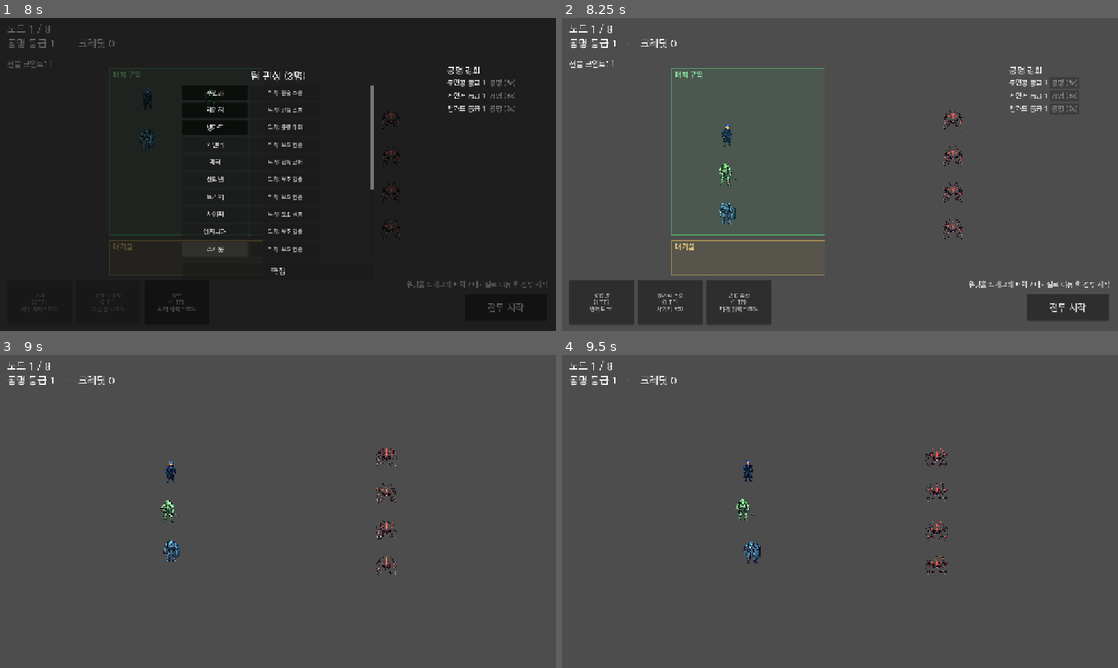
Above: before the commit, frames 1-4 (two rows, left to right).
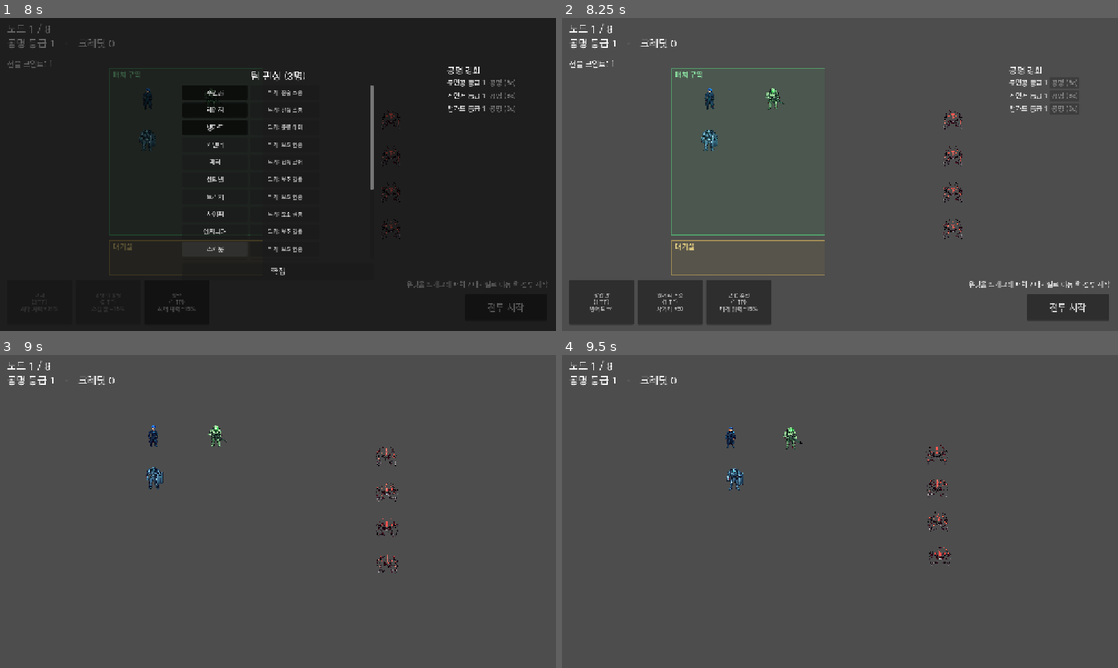
Above: after the commit, the same moments.

Repository: Hwari2929/PROTOCOL-ERRANTEs
Game: Godot game, scene res://scenes/main.tscn
The game is run twice, just before and just after one commit, with the same random seed, the same clock (stepped at 60 frames per second) and the same inputs.
Inputs:
- Up to frame 1 (8 s): click "주인공" at 0.5 s; click "레인저" at 1.25 s; click "뱅가드" at 2 s; click "커맨더" at 2.75 s; click "메딕" at 3.5 s; click "센티넬" at 4.25 s; click "브리처" at 5 s; click "사이퍼" at 5.75 s; click "엔지니어" at 6.5 s; click "스카웃" at 7.25 s
- Up to frame 2 (8.25 s): click "아비터" at 8 s
- Up to frame 3 (9 s): click "전투 시작" at 8.75 s
- Up to frame 4 (9.5 s): no input

Frame 1 is identical in both runs. In frame 2, 0.7% of the frame differs, in the area x 25-40%, y 22-66%; in frame 3, 1.0%; in frame 4, 1.1%, in the area x 29-70%, y 23-71%.

Commit message:
feat: 특수기물/시설 스프라이트 + 공명도 제외 + 시설 업그레이드 UI + 한글 기술명
1) 스프라이트: drone/beast/wraith/turret/tesla/wall/phantom/facility_base 생성(Flux)
   + spawn_minion/_summon/_build_facility/phantom이 sprite_id 전달 → 시설·특수기물 표시.
2) 공명도: 특수기물·시설은 is_special=true → gain_resonance no-op, 공명 강화 패널 제외,
   정보 패널에 '공명도 미적용' + 내구도 표기 (공명 체계는 일반 기물 한정).
3) 시설 업그레이드: 엔지니어가 준비 단계에 시설 기반 배치 → 정보 패널 옆 '시설 업그레이드'
   버튼(감시 포탑/방벽 방패/테슬라 포탑)으로 업그레이드(스탯+스프라이트 적용). 엔지니어는
   전투 진입 자동 건설 제외(기반 사용). team_changed 시 기반 재생성.
4) 기술명: 레거시 SKILL_NAME 한글화(광역 폭발/연사/요새화/독려/치유) + ability_controller가
   시전 시 ClassData.ability_display 한글명을 유닛 위에 표출(_announce/show_skill_text).
Verified: 8 sprites load, 시설 기반 배치/업그레이드(감시포탑 atk12/range200), 공명 제외,
전투 승리(터릿+드론 포함).

Co-Authored-By: Claude Opus 4.8 <noreply@anthropic.com>

Diff:
--- a/scripts/battle/ability_controller.gd
+++ b/scripts/battle/ability_controller.gd
@@ -55,7 +55,8 @@
 		_summon()
 	if class_ability_id != "" and class_skill_type == "special":
 		class_charge += 1 + maxi(0, _grade() - 1)
-	if facility_id != "":
+	# 엔지니어는 준비 단계에서 시설 기반을 배치/업그레이드하므로 전투 진입 자동 건설 제외.
+	if facility_id != "" and String(unit_owner.sprite_id) != "engineer":
 		_build_facility(facility_id)
 	if unit_owner != null:
 		unit_owner.set("skill_power", float(unit_owner.get("skill_power")) * 1.01)
@@ -85,20 +86,33 @@
 		_cd_timer -= delta
 		if _cd_timer <= 0.0:
 			_cast()
+			_announce(ability_id)
 			_cd_timer = cooldown
 	elif skill_type == "special" and ability_id != "":
 		if charge >= charge_req:
 			_cast()
+			_announce(ability_id)
 			charge = 0
 	if class_ability_id != "":
 		if class_skill_type == "general":
 			class_cd_timer -= delta
 			if class_cd_timer <= 0.0:
 				_cast_class()
+				_announce(class_ability_id)
 				class_cd_timer = class_cooldown
 		elif class_charge >= class_charge_req:
 			_cast_class()
+			_announce(class_ability_id)
 			class_charge = 0
+
+
+## 시전한 기술의 한글명을 유닛 위에 띄운다.
+func _announce(id: String) -> void:
+	if unit_owner == null or not unit_owner.has_method("show_skill_text"):
+		return
+	var nm: String = String(ClassData.ability_display(id).get("name", ""))
+	if nm != "":
+		unit_owner.show_skill_text(nm)
 
 
 func _cast() -> void:
@@ -212,7 +226,7 @@
 		stats = {"max_hp": 30, "attack": int(round(float(unit_owner.attack) * 0.4)), "attack_interval": 1.0, "attack_range": 200.0, "move_speed": 80.0, "armor": 0}
 	else:
 		return
-	bf.spawn_minion(int(unit_owner.team), unit_owner.global_position + Vector2(0.0, 40.0), stats, "")
+	bf.spawn_minion(int(unit_owner.team), unit_owner.global_position + Vector2(0.0, 40.0), stats, summon_id)
 
 
 func _tactical_power() -> float:
@@ -272,7 +286,7 @@
 		stats = {"max_hp": a * 10, "attack": 0, "attack_interval": 2.0, "attack_range": 0.0, "move_speed": 0.0, "armor": a * 4}
 	else:
 		return
-	var f: Node = bf.spawn_minion(int(unit_owner.team), unit_owner.global_position + Vector2(0.0, -40.0), stats, "")
+	var f: Node = bf.spawn_minion(int(unit_owner.team), unit_owner.global_position + Vector2(0.0, -40.0), stats, kind)
 	if f != null:
 		_facilities.append(f)
 
@@ -783,7 +797,7 @@
 	if bf == null or not bf.has_method("spawn_minion"):
 		return
 	var stats: Dictionary = {"max_hp": int(round(float(unit_owner.attack) * 2.0)), "attack": int(round(float(unit_owner.attack) * 0.6 * _sp())), "attack_interval": 0.8, "attack_range": 160.0, "move_speed": 110.0, "armor": 1}
-	bf.spawn_minion(int(unit_owner.team), unit_owner.global_position + Vector2(20.0, 0.0), stats, "")
+	bf.spawn_minion(int(unit_owner.team), unit_owner.global_position + Vector2(20.0, 0.0), stats, "phantom")
 
 ## 영매사 혼 달래기 (general): 전체 아군 회복.
 func _cast_soothe_souls() -> void:
--- a/scripts/battle/battle_field.gd
+++ b/scripts/battle/battle_field.gd
@@ -171,6 +171,7 @@
 	u.set("hp", int(stats.get("max_hp", 100)))
 	u.set("sprite_id", sprite_id)
 	u.set("body_scale", 0.7)
+	u.set("is_special", true)   # 특수 기물/시설 — 공명도 제외
 	if u.has_method("refresh_sprite"):
 		u.refresh_sprite()
 	u.position = pos
--- a/scripts/battle/unit.gd
+++ b/scripts/battle/unit.gd
@@ -15,8 +15,8 @@
 
 ## Floating text shown when a class casts its skill.
 const SKILL_NAME: Dictionary = {
-	"nova": "NOVA", "volley": "VOLLEY", "fortify": "FORTIFY",
-	"rally": "RALLY", "mend": "MEND",
+	"nova": "광역 폭발", "volley": "연사", "fortify": "요새화",
+	"rally": "독려", "mend": "치유",
 }
 
 var team: int = 0
@@ -38,6 +38,9 @@
 
 var active: bool = false
 var benched: bool = false   # left in the 대기실 during prep → sits out the fight
+var is_special: bool = false   # 특수 기물/시설 — 공명도 체계 미적용 (일반 기물 한정)
+var facility_kind: String = ""     # "base" = 시설 기반(업그레이드 가능), else 업그레이드된 시설 종류
+var facility_owner_atk: int = 0    # 건설한 엔지니어의 공격력(시설 스탯 스케일링용)
 
 var skill_cd: float = 0.0
 var skill_timer: float = 0.0
@@ -152,6 +155,8 @@
 	return 9999
 
 func gain_resonance(amount: int) -> int:
+	if is_special:
+		return 0   # 특수 기물/시설은 공명도 체계에서 제외
 	var grades_gained: int = 0
 	res_points += amount
 	while res_grade < 5 and res_points >= res_threshold_for(res_grade + 1):
@@ -467,6 +472,15 @@
 		host = host.get_parent()
 	return host as Node2D
 
+## 기술 시전 시 한글 기술명을 띄운다 (ability_controller가 호출).
+func show_skill_text(txt: String) -> void:
+	if txt == "":
+		return
+	var host: Node2D = _fx_host()
+	if host != null:
+		DamageNumber.spawn_text(host, global_position + Vector2(0.0, -16.0), txt, Color(0.6, 1.0, 1.0))
+	_skill_pulse()
+
 func _skill_nova(dmg: int, radius: float) -> void:
 	for n in _units_on(false):
 		if global_position.distance_to(n.global_position) <= radius:
--- a/scripts/ui/prep_controller.gd
+++ b/scripts/ui/prep_controller.gd
@@ -16,6 +16,8 @@
 
 var _info_bg: ColorRect
 var _info_rt: RichTextLabel
+var _upgrade_box: VBoxContainer
+var _based_engineers: Dictionary = {}   # engineer instance_id → base spawned
 
 
 func _ready() -> void:
@@ -25,6 +27,12 @@
 	_bf = get_node_or_null("../../BattleField")
 	if _bf != null and _bf.has_signal("phase_changed"):
 		_bf.phase_changed.connect(_on_phase_changed)
+	# Team change frees old team-0 units (incl. facility bases) → re-arrange + respawn bases.
+	if EventBus.has_signal("team_changed"):
+		EventBus.team_changed.connect(func(_ids):
+			_arranged = false
+			_based_engineers.clear()
+			call_deferred("_try_arrange"))
 	set_process(true)
 	call_deferred("_try_arrange")
 
@@ -49,6 +57,24 @@
 	_info_rt.visible = false
 	add_child(_info_rt)
 
+	# 시설 기반 업그레이드 버튼 패널 (시설 기반 선택 시 표시).
+	_upgrade_box = VBoxContainer.new()
+	_upgrade_box.position = Vector2(640.0, 116.0)
+	_upgrade_box.add_theme_constant_override("separation", 8)
+	_upgrade_box.visible = false
+	add_child(_upgrade_box)
+	var ttl := Label.new()
+	ttl.text = "시설 업그레이드"
+	ttl.add_theme_font_size_override("font_size", 18)
+	_upgrade_box.add_child(ttl)
+	for opt in [["turret", "감시 포탑"], ["wall", "방벽 방패"], ["tesla", "테슬라 포탑"]]:
+		var b := Button.new()
+		b.text = String(opt[1])
+		b.custom_minimum_size = Vector2(180.0, 44.0)
+		b.add_theme_font_size_override("font_size", 16)
+		b.pressed.connect(_on_upgrade_pressed.bind(String(opt[0])))
+		_upgrade_box.add_child(b)
+
 
 func _process(_dt: float) -> void:
 	# Keep buffs/stats live while a unit is selected (combat).
@@ -62,6 +88,8 @@
 		_try_arrange()
 	else:
 		_dragging = null
+		if _upgrade_box != null:
+			_upgrade_box.visible = false
 	queue_redraw()
 
 
@@ -75,7 +103,56 @@
 		var u: Node = players[i]
 		u.set("benched", false)
 		u.global_position = Vector2(DEPLOY.position.x + 88.0 + float(i % 2) * 150.0, DEPLOY.position.y + 70.0 + float(i / 2) * 96.0)
+	# 엔지니어마다 시설 기반을 배치 (전투 전 업그레이드 가능).
+	for u in players:
+		if String(u.get("sprite_id")) == "engineer":
+			_spawn_facility_base(u)
 	_arranged = true
+	queue_redraw()
+
+
+func _spawn_facility_base(eng: Node) -> void:
+	if _bf == null or not _bf.has_method("spawn_minion"):
+		return
+	var eid: int = eng.get_instance_id()
+	if _based_engineers.has(eid):
+		return
+	_based_engineers[eid] = true
+	var a: int = int(eng.get("attack"))
+	var stats: Dictionary = {"max_hp": a * 4, "attack": 0, "attack_interval": 2.0, "attack_range": 0.0, "move_speed": 0.0, "armor": a * 2}
+	var pos: Vector2 = eng.global_position + Vector2(70.0, 0.0)
+	pos.x = clampf(pos.x, DEPLOY.position.x + 24.0, DEPLOY.position.x + DEPLOY.size.x - 24.0)
+	var base: Node = _bf.spawn_minion(0, pos, stats, "facility_base")
+	if base != null:
+		base.set("facility_kind", "base")
+		base.set("facility_owner_atk", a)
+
+
+func _on_upgrade_pressed(kind: String) -> void:
+	if _selected == null or not is_instance_valid(_selected):
+		return
+	if String(_selected.get("facility_kind")) == "":
+		return
+	var a: int = int(_selected.get("facility_owner_atk"))
+	if a <= 0:
+		a = 20
+	var stats: Dictionary = {}
+	if kind == "turret":
+		stats = {"max_hp": a * 6, "attack": a, "attack_interval": 1.0, "attack_range": 200.0, "armor": a * 2}
+	elif kind == "tesla":
+		stats = {"max_hp": a * 6, "attack": a, "attack_interval": 1.0, "attack_range": 160.0, "armor": a * 2}
+	elif kind == "wall":
+		stats = {"max_hp": a * 10, "attack": 0, "attack_interval": 2.0, "attack_range": 0.0, "armor": a * 4}
+	else:
+		return
+	for k in stats:
+		_selected.set(k, stats[k])
+	_selected.set("hp", int(stats["max_hp"]))
+	_selected.set("sprite_id", kind)
+	_selected.set("facility_kind", kind)
+	if _selected.has_method("refresh_sprite"):
+		_selected.refresh_sprite()
+	_update_info()
 	queue_redraw()
 
 
@@ -134,13 +211,36 @@
 	var show := _selected != null and is_instance_valid(_selected)
 	_info_bg.visible = show
 	_info_rt.visible = show
+	if _upgrade_box != null:
+		_upgrade_box.visible = show and _is_prep and String(_selected.get("facility_kind")) == "base"
 	if not show:
 		return
 	var u := _selected
 	var cid: String = String(u.sprite_id)
 	var sid: String = String(u.subclass_id)
+	var spd: float = (1.0 / float(u.attack_interval)) if float(u.attack_interval) > 0.0 else 0.0
+
+	# 특수 기물/시설 — 공명도 체계 없이 이름 + 능력치 + 상태만 표시.
+	if bool(u.get("is_special")):
+		var names: Dictionary = {
+			"drone": "수색 드론", "beast": "동물 동료", "wraith": "망령",
+			"turret": "감시 포탑", "tesla": "테슬라 포탑", "wall": "방벽",
+			"phantom": "환조종", "facility_base": "시설 기반",
+		}
+		var kind_label: String = "시설" if cid in ["turret", "tesla", "wall", "facility_base"] else "특수 기물"
+		var st: Array = []
+		st.append("[b]%s[/b]  [color=#9fb0c8](%s)[/color]" % [String(names.get(cid, "기물")), kind_label])
+		st.append("내구도 %d/%d   공격력 %d" % [int(u.hp), int(u.max_hp), int(u.attack)])
+		st.append("공속 %.2f/s   사거리 %d   방어도 %d" % [spd, int(round(float(u.attack_range))), int(u.armor)])
+		st.append("[color=#9fb0c8]공명도 미적용[/color]")
+		if u.has_method("buff_summary"):
+			var bf2: Array = u.buff_summary()
+			if not bf2.is_empty():
+				st.append("[b]현재 상태[/b]\n[color=#8fd6a0]%s[/color]" % ", ".join(bf2))
+		_info_rt.text = "\n".join(st)
+		return
+
 	var cl: Dictionary = LoreData.class_lore(cid)
-	var spd: float = (1.0 / float(u.attack_interval)) if float(u.attack_interval) > 0.0 else 0.0
 	var t: Array = []
 	var sub_label: String = ClassData.subclass_label(cid, sid) if sid != "" else "서브클래스 미선택"
 	t.append("[b]%s · %s[/b]" % [ClassData.class_label(cid), sub_label])
--- a/scripts/ui/unit_panel.gd
+++ b/scripts/ui/unit_panel.gd
@@ -52,6 +52,8 @@
 
     var _units: Array = _battle_field.units_of(0)
     for _unit in _units:
+        if bool(_unit.get("is_special")):
+            continue   # 특수 기물/시설은 공명도 강화 대상이 아님
         var _hbox: HBoxContainer = HBoxContainer.new()
 
         var _label: Label = Label.new()
Binary file added: assets/sprites/beast.png
Not shown, added: assets/sprites/beast.png.import
Binary file added: assets/sprites/drone.png
Not shown, added: assets/sprites/drone.png.import
Binary file added: assets/sprites/facility_base.png
Not shown, added: assets/sprites/facility_base.png.import
Binary file added: assets/sprites/phantom.png
Not shown, added: assets/sprites/phantom.png.import
Binary file added: assets/sprites/tesla.png
Not shown, added: assets/sprites/tesla.png.import
Binary file added: assets/sprites/turret.png
Not shown, added: assets/sprites/turret.png.import
(and 4 more such lines)
